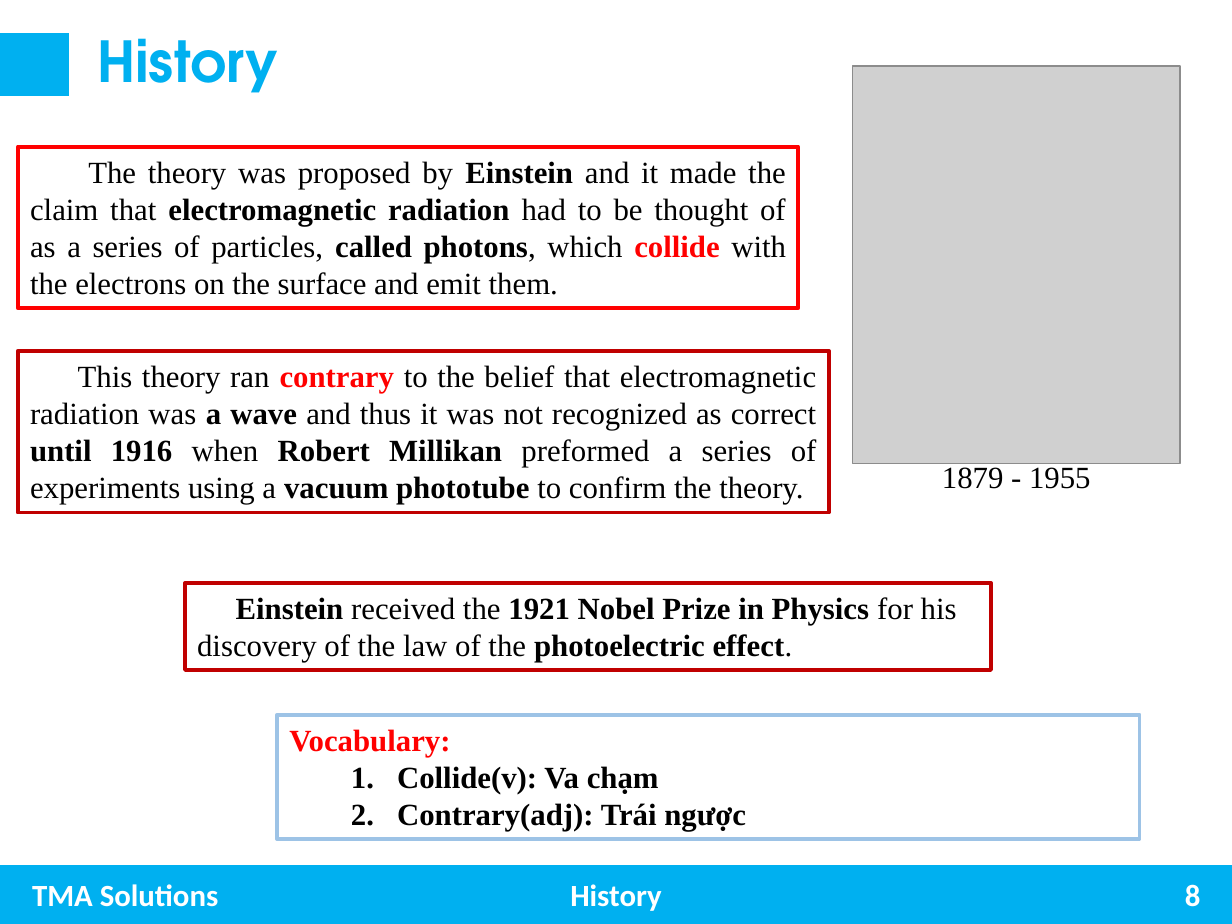
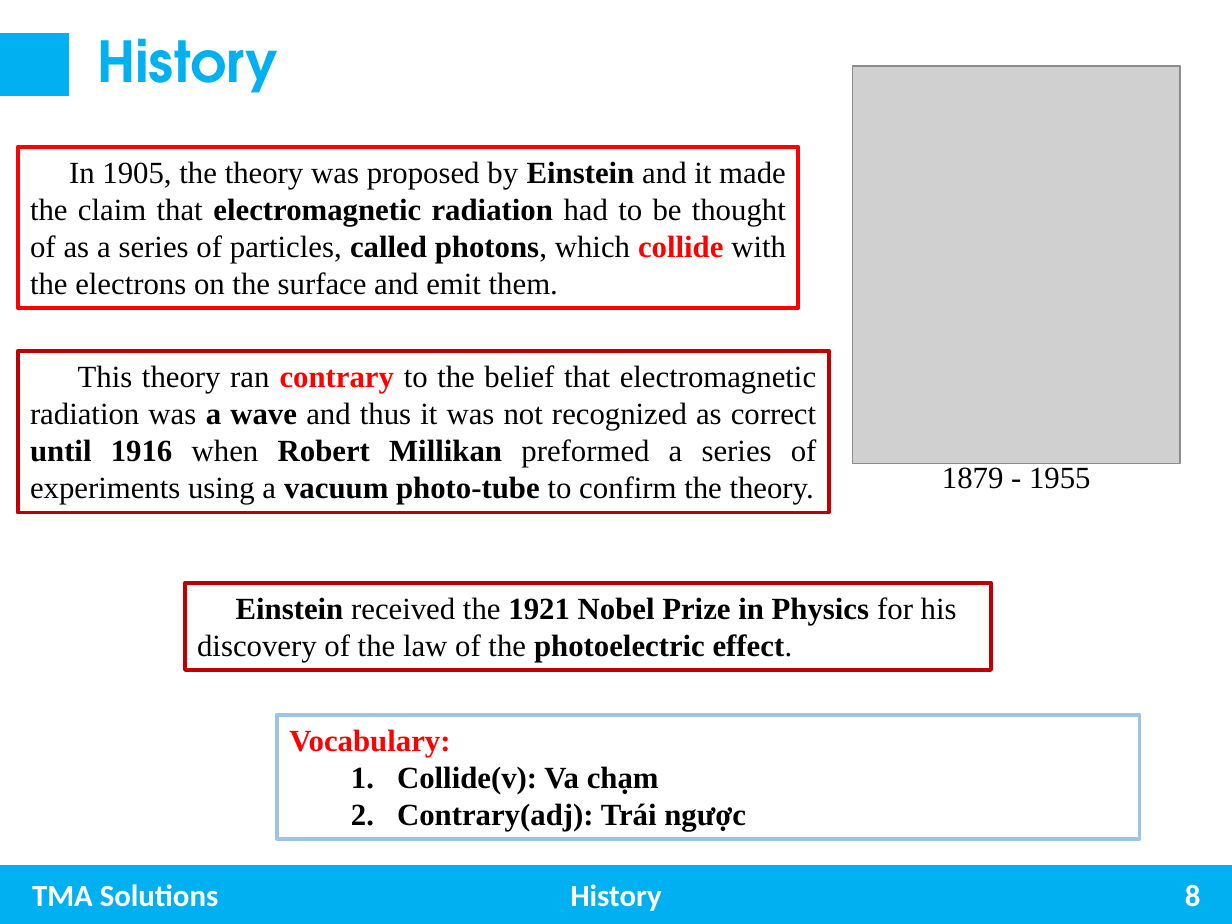
Before and after one commit to trungnghia2009/MachineLearning, a slide deck: slide 8 of Photoelectric effect.pptx. Drawn at 1232x924 pixels with LibreOffice and Linux fonts; fonts in the diff are those of the drawing; grey boxes stand for pictures. Boxes give left, top, right and bottom in pixels: in the first picture for what was removed or moved away, otherwise in the second. Text is boxed around its words. In the diff, an @@ line names an element or a change of style, - is before the commit and + after.

Commit message:
updating

```diff
--- a/Photoelectric effect.pptx
+++ b/Photoelectric effect.pptx
@@ text in rectangle at [30, 161, 786, 295]: text changed @@
-The theory was proposed by Einstein and it made the claim that electromagnetic radiation had to be thought of as a series of particles, called photons, which collide with the electrons on the surface and emit them.
+In 1905, the theory was proposed by Einstein and it made the claim that electromagnetic radiation had to be thought of as a series of particles, called photons, which collide with the electrons on the surface and emit them.
@@ text in rectangle at [30, 365, 817, 504]: text changed @@
-This theory ran contrary to the belief that electromagnetic radiation was a wave and thus it was not recognized as correct until 1916 when Robert Millikan preformed a series of experiments using a vacuum phototube to confirm the theory.
+This theory ran contrary to the belief that electromagnetic radiation was a wave and thus it was not recognized as correct until 1916 when Robert Millikan preformed a series of experiments using a vacuum photo-tube to confirm the theory.
```
Also in this commit, not shown: 7 other slides changed.
